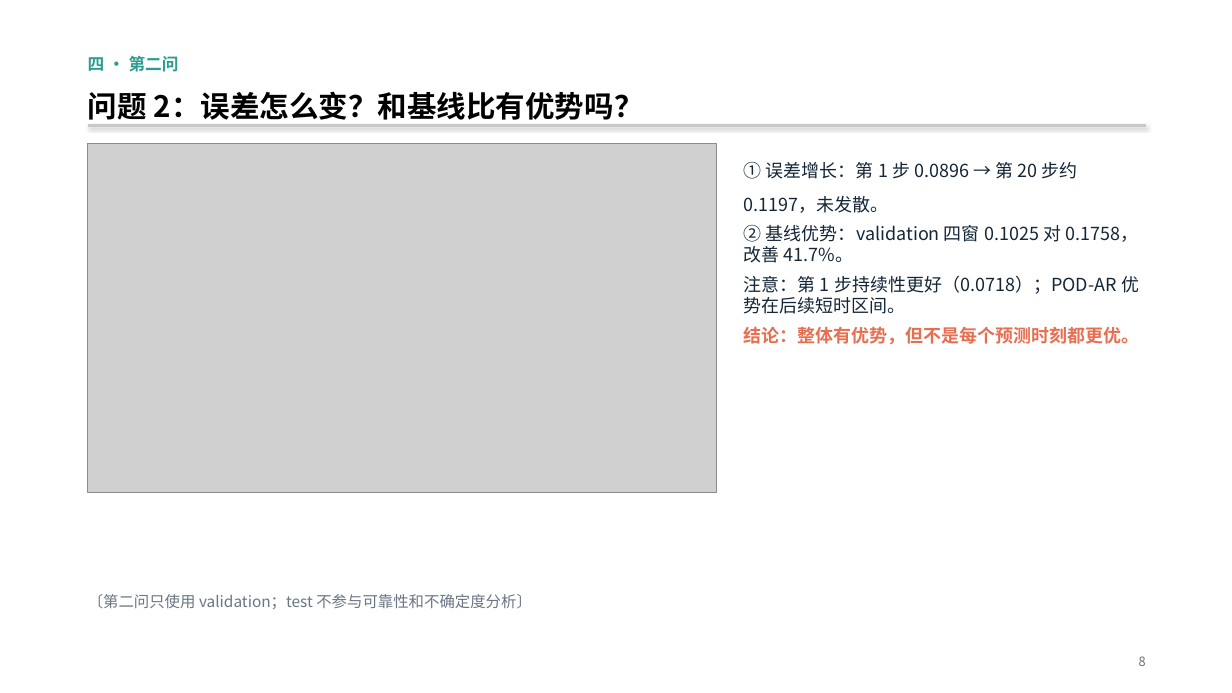
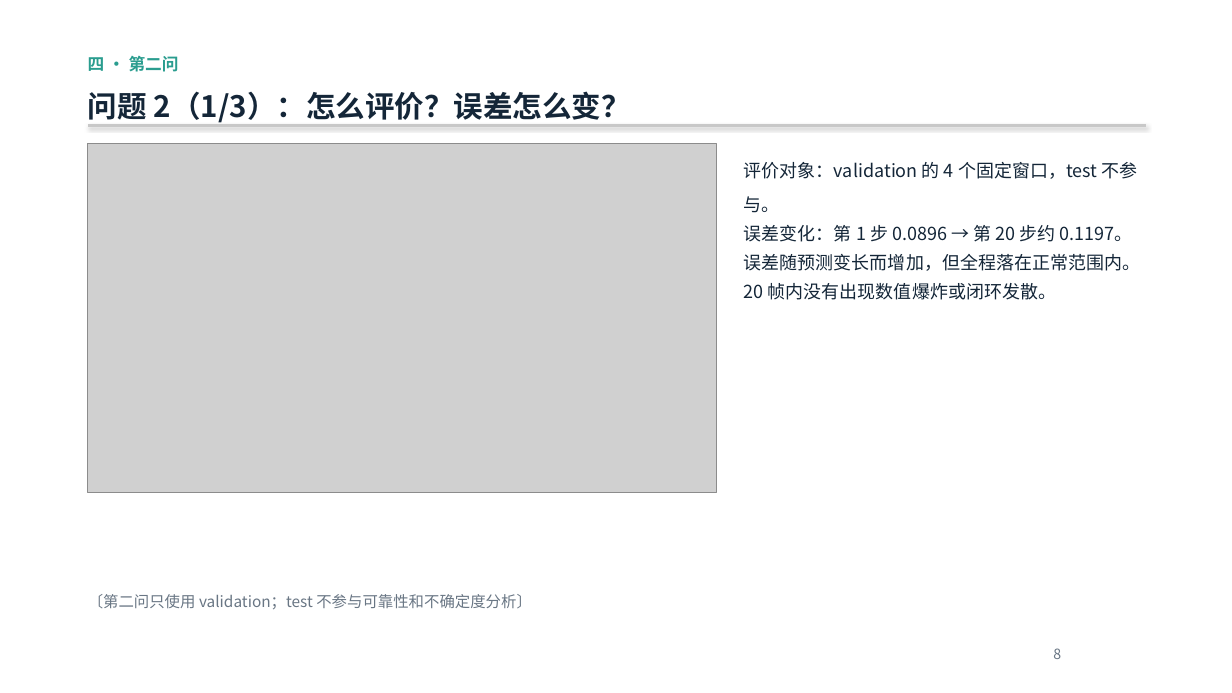
Before and after one commit to tuofeilun711/-A-, a slide deck: slide 8 of deliverables/A题_POD-AR_答辩汇报.pptx. Drawn at 1232x693 pixels with LibreOffice and Linux fonts; fonts in the diff are those of the drawing; grey boxes stand for pictures. Boxes give left, top, right and bottom in pixels: in the first picture for what was removed or moved away, otherwise in the second. Text is boxed around its words. In the diff, an @@ line names an element or a change of style, - is before the commit and + after.

Commit message:
Expand problem 2 into evaluation, baseline, and credibility slides
- separate error growth from baseline comparison
- add validation comparison chart for overall and first-step RMSE
- retain uncertainty coverage and applicability boundary

```diff
--- a/deliverables/A题_POD-AR_答辩汇报.pptx
+++ b/deliverables/A题_POD-AR_答辩汇报.pptx
@@ text at (88, 91, 631, 125): text changed; text colour #000000 to #142638 @@
-问题 2：误差怎么变？和基线比有优势吗？
+问题 2（1/3）：怎么评价？误差怎么变？
@@ text at (744, 162, 1140, 300): text changed @@
-① 误差增长：第 1 步 0.0896 → 第 20 步约 0.1197，未发散。
-② 基线优势：validation 四窗 0.1025 对 0.1758，改善 41.7%。
-注意：第 1 步持续性更好（0.0718）；POD-AR 优势在后续短时区间。
-结论：整体有优势，但不是每个预测时刻都更优。
+评价对象：validation 的 4 个固定窗口，test 不参与。
+误差变化：第 1 步 0.0896 → 第 20 步约 0.1197。
+误差随预测变长而增加，但全程落在正常范围内。
+20 帧内没有出现数值爆炸或闭环发散。
@@ text "8" at (1053, 648, 1061, 659): size 10 to 11 pt, text colour #707070 to #697684; alignment right to left; line spacing 1.55 to 1 @@
```
Also in this commit, not shown: 11 other slides changed, 1 slide added.
